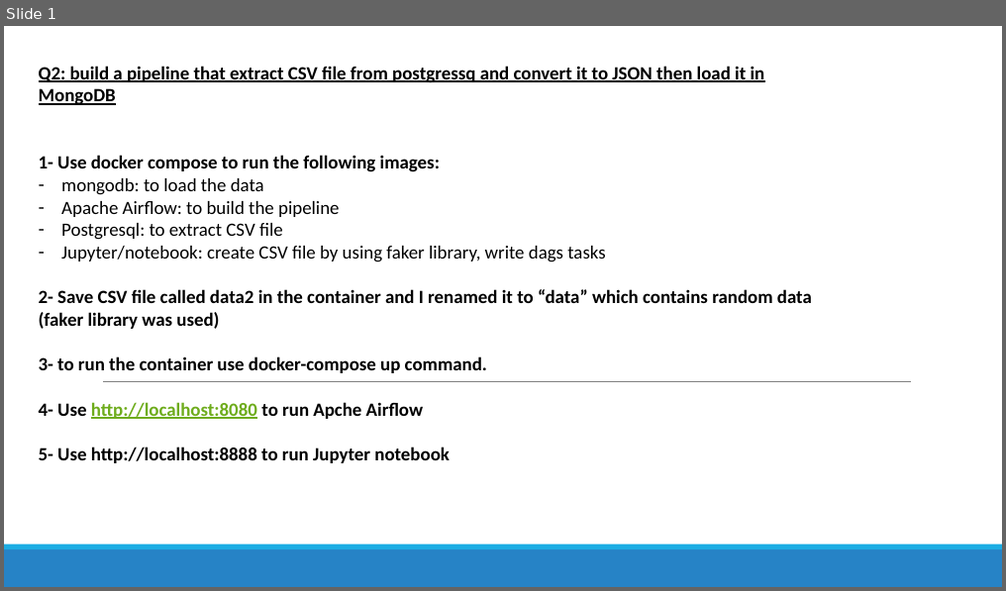
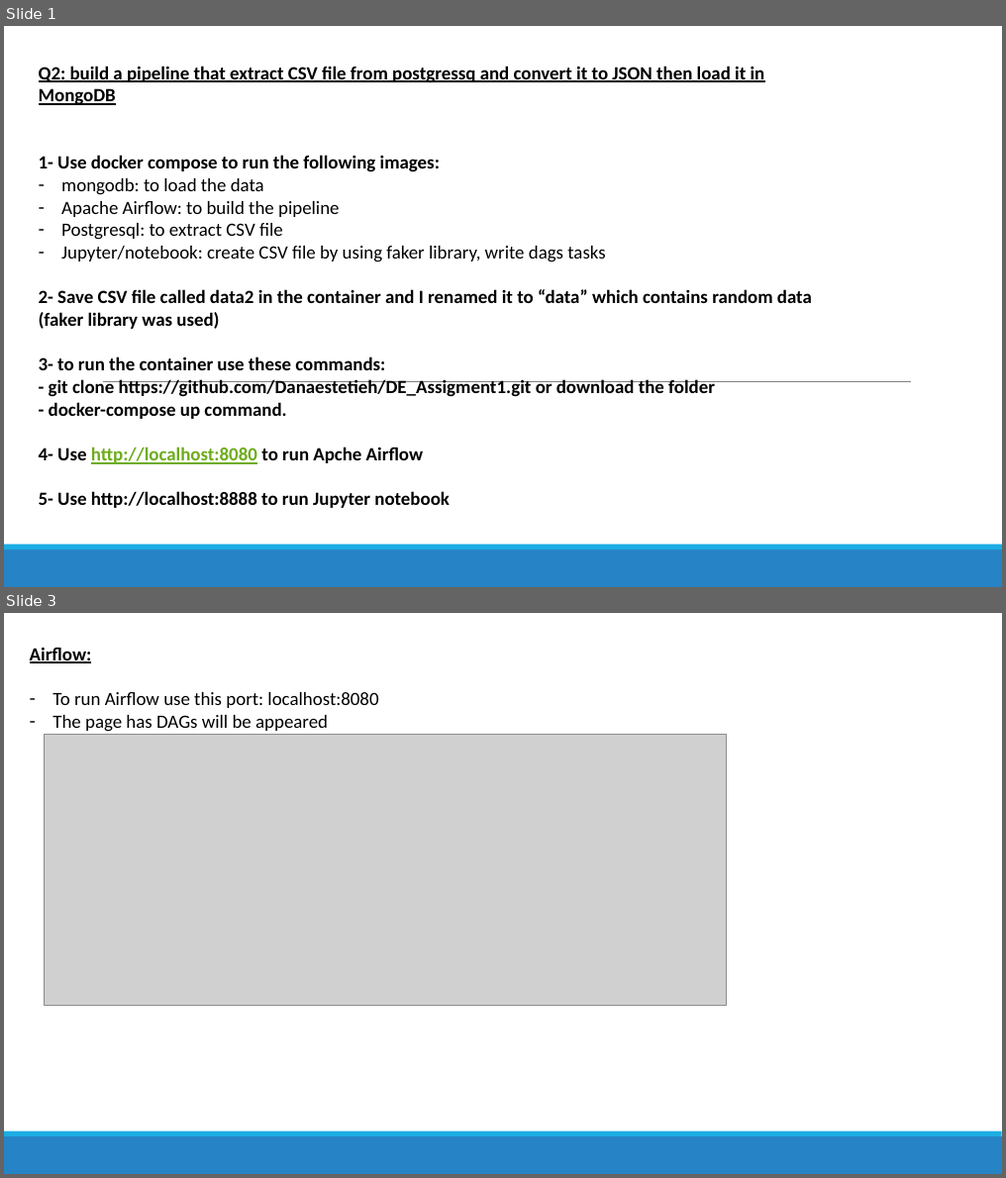
Before and after one commit to Danaestetieh/DE_Assigment1, a slide deck: Assignment 1 - Q2 Dana Estetieh.pptx. Shown one above the other, each under a label of ours: slide 1 before the commit, slides 1 and 3 after it; the slides between them are not shown. The pictures are 1006x591 and 1006x1178 pixels, drawn with LibreOffice and Linux fonts; fonts in the diff are those of the drawing; grey boxes stand for pictures. Boxes give left, top, right and bottom in pixels: in the first picture for what was removed or moved away, otherwise in the second. Text is boxed around its words. In the diff, an @@ line names an element or a change of style, - is before the commit and + after.

```diff
--- a/Assignment 1 - Q2 Dana Estetieh.pptx
+++ b/Assignment 1 - Q2 Dana Estetieh.pptx
@@ slide 3 added at (4,613,1002,1174), background #FFFFFF; not listed: 2 template elements that a slide beside it also shows @@
@@ text added at (30,647,378,732), 18 pt, text #000000 @@
+Airflow:
+– To run Airflow use this port: localhost:8080
+– The page has DAGs will be appeared
@@ picture added at (44,735,727,1006) @@
@@ slide 1 changed as well @@
@@ text at (39,357,715,419): text changed @@
-3- to run the container use docker-compose up command.
+3- to run the container use these commands:
+- git clone https://github.com/Danaestetieh/DE_Assigment1.git or download the folder
+- docker-compose up command.
```
Also in this commit, not shown: 1 other slide changed, 2 other slides added, 1 slide removed.
